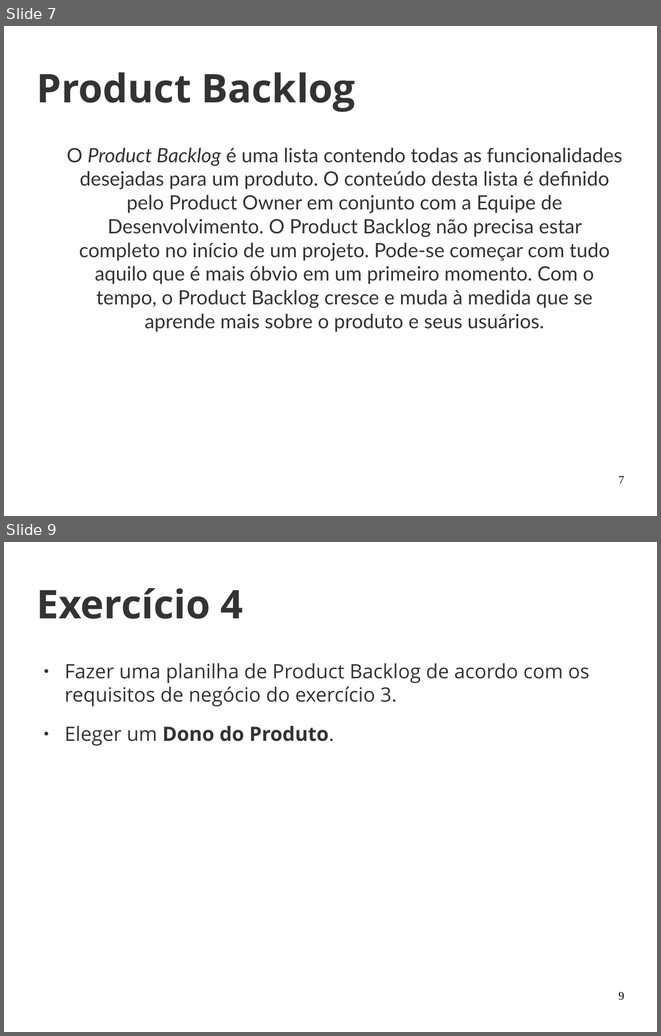
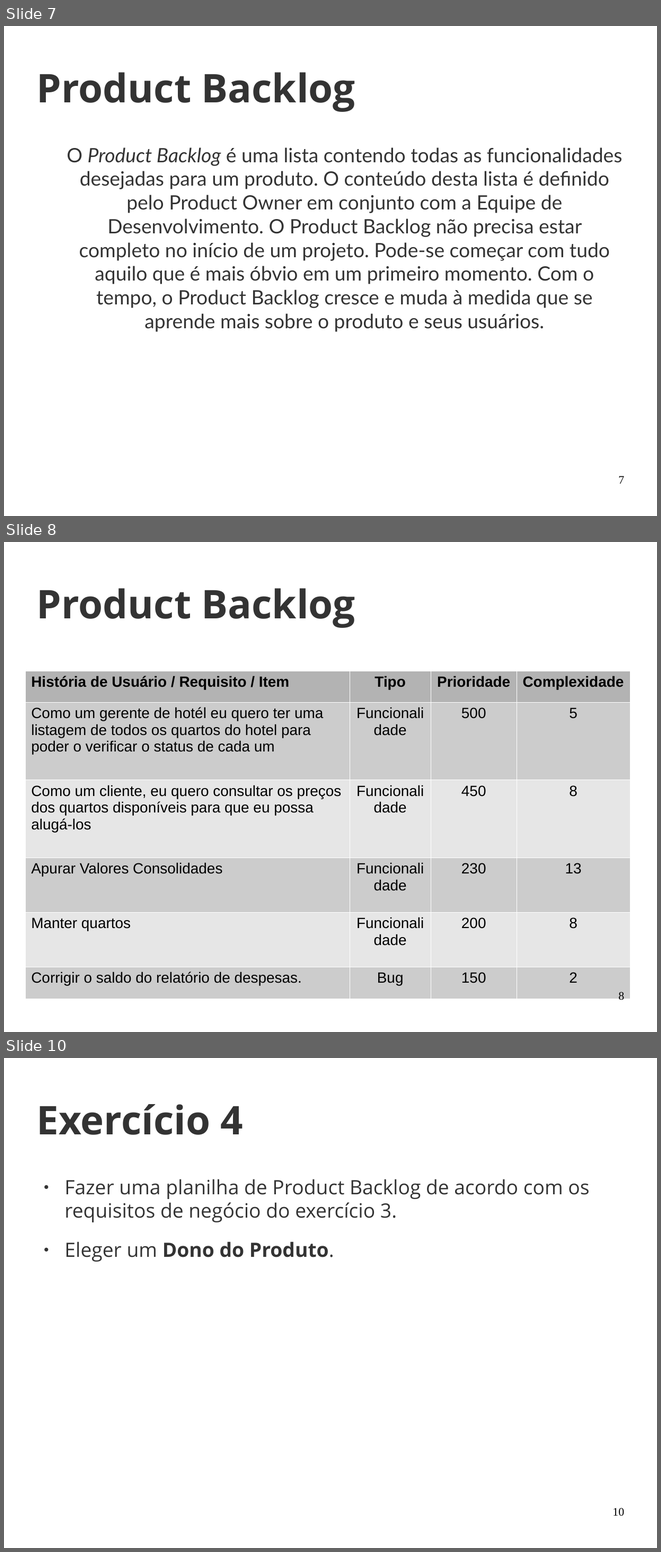
Before and after one commit to joaohelio/eng_de_software, a slide deck: Aulas/20170429/aula_2.odp. Shown one above the other, each under a label of ours: slides 7 and 9 before the commit, slides 7, 8 and 10 after it; the slides between them are not shown. The pictures are 661x1036 and 661x1552 pixels, drawn with LibreOffice and Linux fonts; fonts in the diff are those of the drawing; background and template pictures are left out. Boxes give left, top, right and bottom in pixels: in the first picture for what was removed or moved away, otherwise in the second. Text is boxed around its words. In the diff, an @@ line names an element or a change of style, - is before the commit and + after.

```diff
--- a/Aulas/20170429/aula_2.odp
+++ b/Aulas/20170429/aula_2.odp
@@ slide 8 added at [4, 542, 657, 1032], background picture (left out) @@
@@ title added at [37, 588, 355, 628], 48 pt, text #333333, bold @@
+Product Backlog
@@ table added at [25, 671, 630, 998], 6 rows, 4 columns @@
+História de Usuário / Requisito / Item | Tipo | Prioridade | Complexidade
+Como um gerente de hotél eu quero ter uma listagem de todos os quartos do hotel para poder o verificar o status de cada um | Funcionalidade | 500 | 5
+Como um cliente, eu quero consultar os preços dos quartos disponíveis para que eu possa alugá-los | Funcionalidade | 450 | 8
+Apurar Valores Consolidades | Funcionalidade | 230 | 13
+Manter quartos | Funcionalidade | 200 | 8
+Corrigir o saldo do relatório de despesas. | Bug | 150 | 2
@@ page number added at [618, 991, 624, 1002], 14 pt, text #000000 @@
+8
@@ what was slide 9 is now slide 10 @@
@@ page number at [612, 1507, 624, 1516]: text changed @@
-9
+10
```
Also in this commit, not shown: 5 slides changed, 1 other slide added, 1 slide removed.
